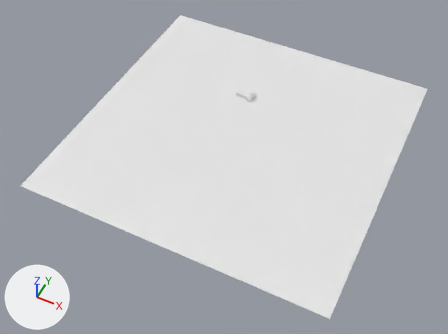
Renders of the COLLADA model neighbourhood.dae from each side of a commit.
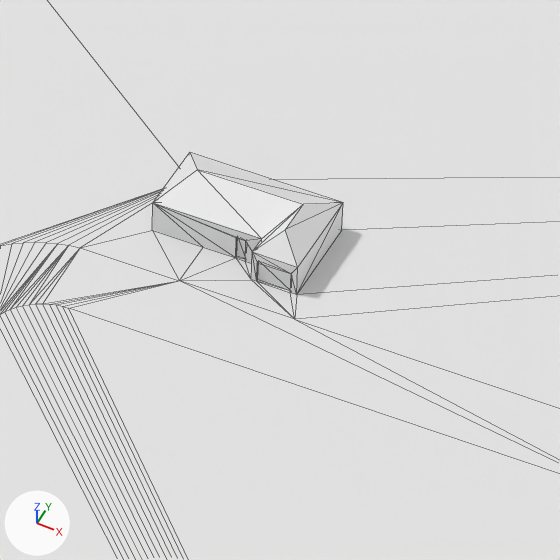
Old and new are each drawn whole from a 50 mm lens placed at (220.7, -163.2, 290.8), pointed at (99.0, 80.2, -13.4) and again close up on the part from 49% to 62% of the width and 22% to 39% of the height. Lighting does not change. The marker at lower left points along +X, +Y and +Z. The close-ups show mesh edges as thin lines. Materials are left out; every surface is plain grey. Vertices at the same position are counted once.

Names of what the first close-up shows: 'SketchUp'.
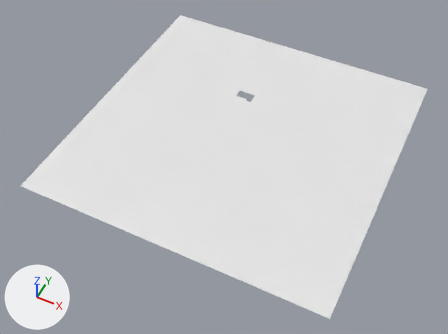
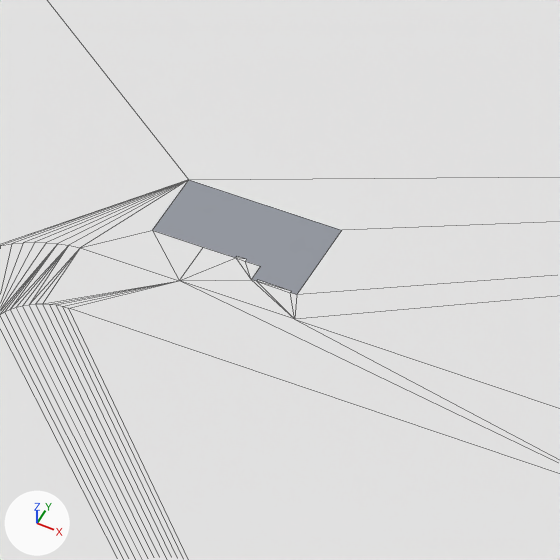
Scene script edits in JSON lines:
```json
{"block": "me_sketchup", "where": "# used by ob_sketchup; location = (0.0, 0.0, 0.0)"}
{"op": "remove", "block": "me_sketchup", "code": "me_sketchup.from_pydata(...)  # 68 vertices, 134 faces; spans x 0.0..200.0, y 0.0..200.0, z 0.0..4.0"}
{"op": "add", "block": "me_sketchup", "code": "me_sketchup.from_pydata(...)  # 51 vertices, 83 faces; spans x 0.0..200.0, y 0.0..200.0, z 0.0"}
{"block": "me_sketchup", "change": "me_sketchup part 1"}
{"block": "me_sketchup", "change": "17 vertices are removed from x 82.0..94.0, y 131.0..139.0, z 2.0..4.0"}
{"block": "me_sketchup", "change": "134 faces are deleted"}
{"block": "me_sketchup", "change": "83 new faces join them"}
```

Location of each change, (x1, y1, x2, y2) in pixels of the close-ups (560 x 560 px):
```json
{"part": 1, "of": "me_sketchup", "change": "cut back", "before": [152, 152, 343, 295]}
```
